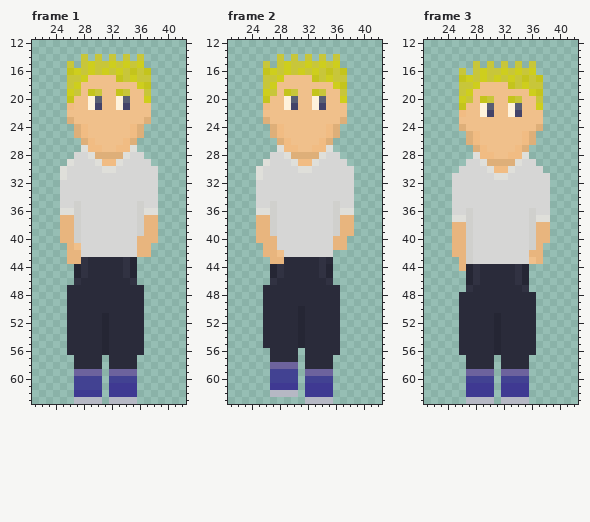
A pixel-art file gets an edit: Assets/art/hamilton/HamiltonEast/Bank/Characters/LineWaiter3/LineWaiter3WalkD.aseprite. The picture above was drawn from the file before the commit.
64x64 pixels, 5 frames. Colours within 5 levels of each other are drawn and written as one. Shown: frame 1: x 21..42, y 12..63; frame 2: x 21..42, y 12..63; frame 3: x 21..42, y 12..63. The commit also changed other frames, which this record leaves out.
Once edited:
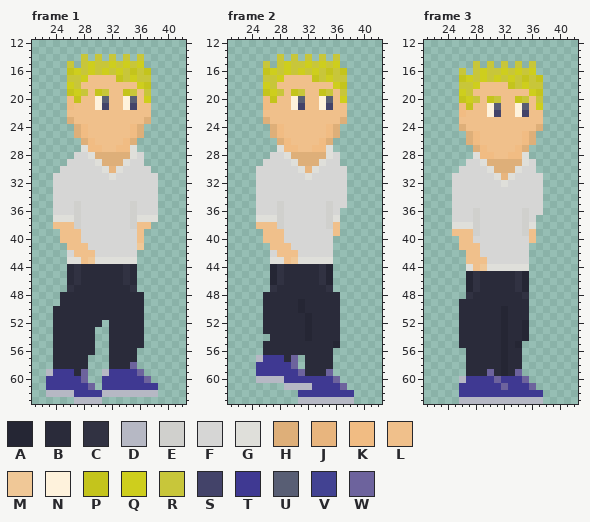
Palette (. is transparent): A #252634  B #2a2b3a  C #313242  D #b6b8c4  E #d0d0cd  F #d6d6d5  G #dfdfda  H #deaf79  J #e8b57e  K #f1bc83  L #f0c08b  M #f0c897  N #fef2dc  P #c4c41c  Q #cece1d  R #c8c63a  S #434369  T #3f3992  U #585e74  V #424292  W #6d639d
Edits made:
layer "Walk D" now hidden
layer "Walk R" now shown
Changed rows in their new state; - is an unchanged pixel.
Frame 1:
first column x 26:
18 QR--------
19 PQRLPR-LPR
20 KP-LNU-LNU
21 ---LNS-LNS
first column x 23:
28 -----------HG---
29 ---F----HHHG--.-
30 --F------JG----.
31 -FF------G------
32 -F--------------
33 -F--------------
34 -F--------------
35 -F----------EF--
36 -FFF--------EFFF
37 -GGG--------EGGG
38 -LLL--------ELL.
39 --LLL--------L..
40 --LLL--------L..
41 ---L-L-------M.-
42 ---FLLL------..-
43 ---GGLMGGGGGG---
44 ---BCB------B---
45 ---BCB------B---
46 ---B-------CB---
47 ---C--------C.--
48 --B-------------
49 --B-------------
50 -BB-------------
51 -BB-----B-------
52 -BB-----.-------
53 -BB----..-------
54 -BB----..-------
55 -BB----..-------
56 -BB----..----.--
57 -BBB--..--------
58 -BBB--..----W---
59 DTTTB-..DTTTTW--
60 TTTTTW..TTTTTTW-
61 TTTTTTW.T----TTT
62 DDDD----DDDDDDDD
63 ---------....---
Frame 2:
first column x 26:
18 QR--------
19 PQRLPR-LPR
20 KP-LNU-LNU
21 ---LNS-LNS
first column x 25:
28 ---------HG---
29 -F----HHHG--.-
30 F------JG----.
31 F------G-----.
32 -------------.
33 -------------.
34 -------------.
35 --FE------EF-.
36 FFFE------EF..
37 GGGE------EG..
38 LLLE------EL..
39 .LLL-------L..
40 .LLL-------..-
41 -.LLL------..-
42 -.F-LL--------
43 --GGLMGGGGG---
46 --AC-----CA---
47 -.C-------C.--
49 ------A-------
51 ------BA------
52 ------BA------
53 ------BA------
54 -.----BA------
55 ------B----A--
56 -B----B----.--
57 DTTT-W--------
58 TTTTT---------
59 TTTTTTWBBB----
60 DDDDTTTTTTTW--
61 --..DDDD---TW-
62 --....T----TTT
63 ------D----DDD
Frame 3:
first column x 26:
19 QR--------
20 PQRLPR-LPR
21 KP-LNU-LNU
22 ---LNS-LNS
first column x 25:
29 ---------HG---
30 ------HHHG--.-
31 -------JG----.
32 -------G-----.
33 -------------.
34 -------------.
35 -------------.
36 --FE------EF-.
37 FFFE------EF..
38 GGGE------EG..
39 LLLE------EL..
40 .LL--------L..
41 .LLL-------..-
42 ..LL-------..-
43 -.LLL------..-
44 -.GLMGGGGGG---
47 --AC-----CA---
48 -.C-------C.--
49 -----------.--
50 -------A---.--
51 ------BA---.--
52 ------BA--A.--
53 ------BA--A.--
54 ------BA--A.--
55 ------BA-A..--
56 -.----BA--..--
57 ------BA--.---
58 ------BA--.---
59 --BBB-BAB-.---
60 -DTTTTWTTTW---
61 -T----TW---W--
62 -T----T----TT-
63 -D----D----DD-
Changed places in both pictures, as pixel boxes (x1, y1, x2, y2):
changed: (67, 82, 137, 110)
changed: (46, 152, 158, 404)
changed: (263, 82, 333, 110)
changed: (256, 152, 354, 404)
changed: (459, 89, 529, 117)
changed: (452, 159, 550, 404)
